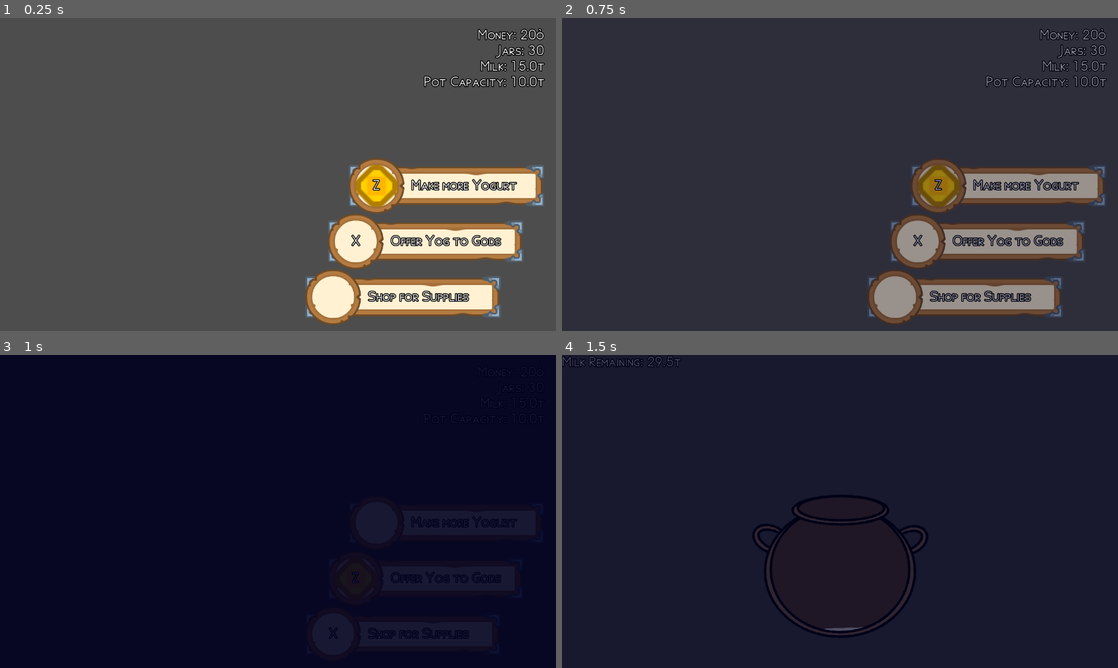
Above: before the commit, frames 1-4 (two rows, left to right).
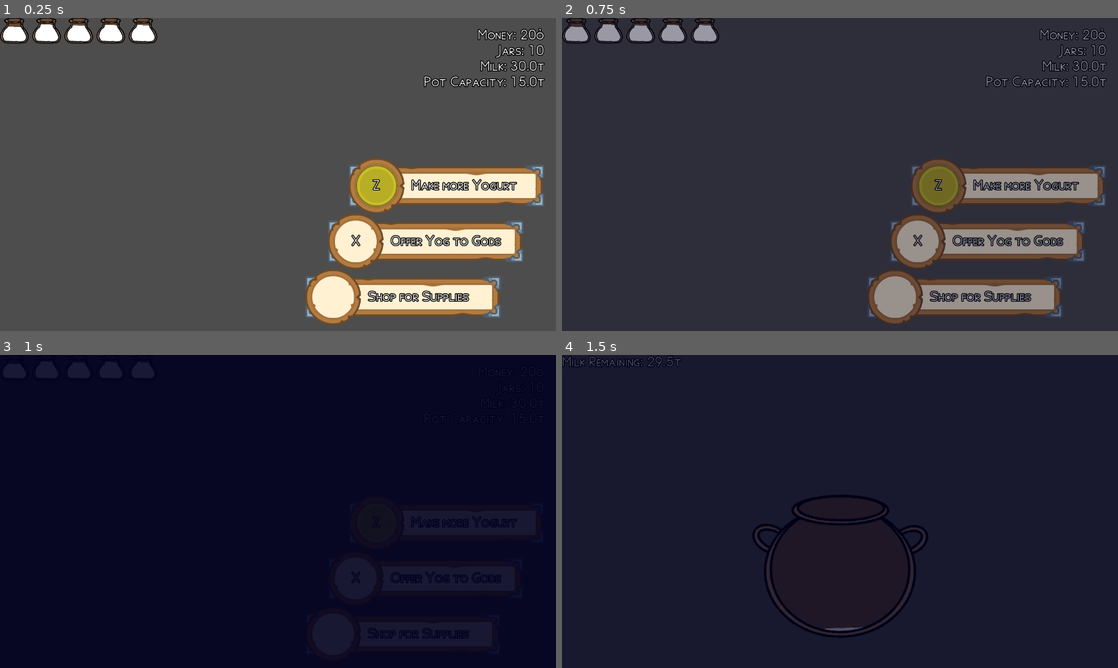
Above: after the commit, the same moments.

Repository: HauntedBees/olympus-mountain-creamery
Game: Godot game, scene res://game_scenes/02_outside/outside.tscn
The game is run twice, just before and just after one commit, with the same random seed, the same clock (stepped at 60 frames per second) and the same inputs. This scene is started directly instead of the project's main scene.
Inputs (mouse positions are in pixels of both pictures, inside the frame that each line leads up to):
- Up to frame 1 (0.25 s): no input
- Up to frame 2 (0.75 s): tap Enter at 0.5 s; move the mouse to (962, 158) at 0.52 s; hold Z (button_one) from 0.53 s (still down); click (962, 158) at 0.67 s
- Up to frame 3 (1 s): keep holding Z (button_one); tap X (button_two) at 0.8 s
- Up to frame 4 (1.5 s): move the mouse to (728, 527) at 1.27 s; release Z (button_one) at 1.28 s; tap X (button_two) at 1.35 s; click (728, 527) at 1.42 s

The runs differ from the first frame. In frame 1, 2.4% of the frame differs, in the area x 0-97%, y 0-61%; in frame 2, 2.1%; in frame 3, less than 0.1%; in frame 4, nothing differs.

Commit message:
shop

Diff:
--- a/game_data/item_count.gd
+++ b/game_data/item_count.gd
@@ -2,6 +2,8 @@
 
 ## The diffent items, in enum form because this is for a three-day solo game jam.
 enum Type {
+	## For the sake of simplifying some logic, "None" is an item. Trust me it makes sense.
+	None,
 	## Sweet, Rich
 	Honey,
 	## Refreshing, Savory
@@ -11,15 +13,52 @@
 	## Fruity, Rich, Floral
 	Pomegranate,
 	## Bitter, Earthy, Savory
-	Walnut
+	Walnut,
+	## More Jars
+	Jars,
+	## Size increase for Pot
+	PotUpgrade,
+	## Stirring increase for Spoon
+	SpoonUpgrade,
+	## It's milk
+	Milk
 }
 
+const ITEM_NAMES := {
+	Type.None: "Exit",
+	Type.Honey: "Honey",
+	Type.Mint: "Mint",
+	Type.Saffron: "Saffron",
+	Type.Pomegranate: "Pomegranate",
+	Type.Walnut: "Walnuts",
+	Type.Jars: "Five Yogurt Jars",
+	Type.PotUpgrade: "Bigger Pot",
+	Type.SpoonUpgrade: "Sturdier Spoon",
+	Type.Milk: "20τ of Milk"
+}
+const ITEM_COSTS := {
+	Type.None: 0,
+	Type.Honey: 10,
+	Type.Mint: 15,
+	Type.Saffron: 50,
+	Type.Pomegranate: 20,
+	Type.Walnut: 30,
+	Type.Jars: 5,
+	Type.PotUpgrade: 30,
+	Type.SpoonUpgrade: 30,
+	Type.Milk: 10
+}
 const ITEM_DESCRIPTIONS := {
+	Type.None: "Leave the Shop and return to your Yogurt Chamber.",
 	Type.Honey: "Rich and Sweet. The food of the Gods.",
 	Type.Mint: "Refreshing and Savory. For nice flavor AND nice breath afterwards.",
 	Type.Saffron: "Luxurious, Earthy, and Floral. Worth way more than its weight in gold.",
 	Type.Pomegranate: "Fruity, Rich, and Floral. Hard to eat, but well worth the effort.",
-	Type.Walnut: "Bitter, Earthy, and Savory. Tough nuts to crack. Like most nuts. Hence the expression."
+	Type.Walnut: "Bitter, Earthy, and Savory. Tough nuts to crack. Like most nuts. Hence the expression.",
+	Type.Jars: "Five more Jars to fill with yogurt.",
+	Type.PotUpgrade: "Increase the amount of milk you can pour in your preparation pot by 10τ.",
+	Type.SpoonUpgrade: "A sturdier spoon that you can stir more easily without getting tired.",
+	Type.Milk: "20τ of milk, for yogurt-making purposes."
 }
 
 ## What the item is.
--- a/game_data/player_data.gd
+++ b/game_data/player_data.gd
@@ -27,3 +27,41 @@
 @export var inventory: Array[ItemCount] = [
 	ItemCount.new(ItemCount.Type.Honey, 3)
 ]
+
+func _init() -> void:
+	for i in 5:
+		var m := MilkPotData.new()
+		m.amount = randf_range(JAR_CAPACITY * 0.6, JAR_CAPACITY * 0.8)
+		m.fermentation_time = randf()
+		yogurts.append(m)
+
+func get_item_count(i: ItemCount.Type) -> float:
+	match i:
+		ItemCount.Type.Milk: return milk_amount
+		ItemCount.Type.Jars: return jars
+		ItemCount.Type.PotUpgrade: return milk_pot_capacity
+		ItemCount.Type.SpoonUpgrade: return arm_energy
+	for item in inventory:
+		if item.type == i:
+			return item.amount
+	return 0
+
+func add_item(item: ItemCount.Type, amount: int) -> void:
+	match item:
+		ItemCount.Type.Milk:
+			milk_amount += 20.0 * amount
+			return
+		ItemCount.Type.Jars:
+			jars += 5 * amount
+			return
+		ItemCount.Type.PotUpgrade:
+			milk_pot_capacity += 10.0 * amount
+			return
+		ItemCount.Type.SpoonUpgrade:
+			arm_energy += 1.5 * amount
+			return
+	for i in inventory:
+		if i.type == item:
+			i.amount += amount
+			return
+	inventory.append(ItemCount.new(item, amount))
--- a/game_scenes/01_make_yog/milk_pot_data.gd
+++ b/game_scenes/01_make_yog/milk_pot_data.gd
@@ -15,5 +15,5 @@
 ## Increased by quality of pours and other factors.
 @export var quality_multiplier := 1.0
 
-## From 5 to 15 is good. Anything higher is too sour.
-@export_range(0.0, 20.0) var fermentation_time := 0.0
+## From 2 to 8 is good. Anything higher is too sour.
+@export_range(0.0, 10.0) var fermentation_time := 0.0
--- a/game_scenes/02_outside/action_prompt.tscn
+++ b/game_scenes/02_outside/action_prompt.tscn
@@ -3,7 +3,7 @@
 [ext_resource type="Texture2D" uid="uid://c2gq7b5wttnyk" path="res://assets/kenney/panel_brown_corners_a.png" id="1_nvtt3"]
 [ext_resource type="Script" path="res://game_scenes/02_outside/action_prompt.gd" id="2_l2xto"]
 [ext_resource type="Texture2D" uid="uid://4r6k78uqfcd8" path="res://assets/kenney/round_damaged_brown.png" id="2_nyqj0"]
-[ext_resource type="Texture2D" uid="uid://ckg8yvqkqnpeo" path="res://assets/kenney/minimap_icon_jewel_yellow.png" id="4_gniuh"]
+[ext_resource type="Texture2D" uid="uid://dxxxttfyqnckd" path="res://assets/kenney/round_brown_dark.png" id="4_fk2g6"]
 
 [node name="ActionPrompt" type="NinePatchRect"]
 custom_minimum_size = Vector2(450, 96)
@@ -36,7 +36,9 @@
 unique_name_in_owner = true
 custom_minimum_size = Vector2(96, 96)
 layout_mode = 2
-texture = ExtResource("4_gniuh")
+texture = ExtResource("4_fk2g6")
+expand_mode = 1
+stretch_mode = 5
 
 [node name="PromptText" type="Label" parent="HBoxContainer/CenterContainer"]
 unique_name_in_owner = true
--- a/game_scenes/02_outside/outside.gd
+++ b/game_scenes/02_outside/outside.gd
@@ -11,13 +11,14 @@
 @onready var _yogurts_container: GridContainer = %Yogurts
 
 var _active_idx := 0
+var _changing := false
 
 func _ready() -> void:
 	_info_label.text = "Money: %dὀ\nJars: %d\nMilk: %.1fτ\nPot Capacity: %.1fτ" % [
 		Player.data.money,
+		Player.data.jars,
 		Player.data.milk_amount,
-		Player.data.milk_pot_capacity,
-		Player.data.jars
+		Player.data.milk_pot_capacity
 	]
 	for y in Player.data.yogurts:
 		var c := Control.new()
@@ -29,16 +30,19 @@
 		j.set_from_info(y)
 
 func _input(event: InputEvent) -> void:
+	if _changing:
+		return
 	if event.is_action_pressed("button_two"):
 		_prompts[_active_idx].state = ActionPrompt.State.None
 		_prompts[(_active_idx + 1) % 3].state = ActionPrompt.State.Selected
 		_prompts[(_active_idx + 2) % 3].state = ActionPrompt.State.Next
 		_active_idx = (_active_idx + 1) % 3
 	elif event.is_action_pressed("button_one"):
+		_changing = true
 		match _active_idx:
 			0: # Yogurt
 				_change_scene("res://game_scenes/01_make_yog/make_yog.tscn")
 			1: # Offering
 				pass
 			2: # Shop
-				pass
+				_change_scene("res://game_scenes/03_shop/shop.tscn")
--- a/game_scenes/02_outside/outside.tscn
+++ b/game_scenes/02_outside/outside.tscn
@@ -82,6 +82,15 @@
 Pot Capacity: 50τ"
 horizontal_alignment = 2
 
+[node name="Yogurts" type="GridContainer" parent="."]
+unique_name_in_owner = true
+layout_mode = 1
+anchors_preset = 9
+anchor_bottom = 1.0
+offset_right = 666.0
+grow_vertical = 2
+columns = 8
+
 [node name="Transition" type="ColorRect" parent="."]
 unique_name_in_owner = true
 layout_mode = 1
@@ -91,12 +100,3 @@
 grow_horizontal = 2
 grow_vertical = 2
 color = Color(0, 0, 0.12549, 0)
-
-[node name="Yogurts" type="GridContainer" parent="."]
-unique_name_in_owner = true
-layout_mode = 1
-anchors_preset = 9
-anchor_bottom = 1.0
-offset_right = 666.0
-grow_vertical = 2
-columns = 8
--- /dev/null
+++ b/game_scenes/03_shop/shop.gd
@@ -0,0 +1,62 @@
+class_name ShopScene extends GameScene
+
+@onready var _items: Array[ItemDisplay] = [%None, %Milk, %Jars, %Honey, %Mint, %Saffron, %Pomegranate, %Walnuts, %PotUpgrade, %SpoonUpgrade]
+@onready var _item_desc: Label = %ItemDesc
+@onready var _money_label: Label = %MoneyLabel
+
+var _idx := 1
+var _changing := false
+
+func _ready() -> void:
+	_change_idx(_idx)
+	_update_money_label()
+
+func _process(_delta: float) -> void:
+	if _changing:
+		return
+	if Input.is_action_just_pressed("button_two"):
+		var next_idx := _idx
+		while _idx == next_idx || !_items[next_idx].visible:
+			next_idx = (next_idx + 1) % _items.size()
+		_change_idx(next_idx)
+	elif Input.is_action_just_pressed("button_one"):
+		_try_buy_item()
+
+func _update_money_label() -> void:
+	_money_label.text = "You have %d ὀbolus." % Player.data.money
+
+func _try_buy_item() -> void:
+	var item := _items[_idx].item
+	if item == ItemCount.Type.None:
+		_changing = true
+		_change_scene("res://game_scenes/02_outside/outside.tscn")
+		return
+	var cost: int = ItemCount.ITEM_COSTS[item]
+	if cost > Player.data.money:
+		# TODO: signal lack of monies
+		return
+	Player.data.money -= cost
+	Player.data.add_item(item, 1)
+	_change_idx(_idx)
+	_update_money_label()
+
+func _change_idx(idx: int) -> void:
+	_items[_idx].selected = false
+	_idx = idx
+	_items[_idx].selected = true
+	var item := _items[_idx].item
+	if item == ItemCount.Type.None:
+		_item_desc.text = "%s\n%s" % [ItemCount.ITEM_NAMES[item], ItemCount.ITEM_DESCRIPTIONS[item]]
+	else:
+		var count := Player.data.get_item_count(item)
+		var you_have_string := "You have %d" % count
+		match item:
+			ItemCount.Type.Milk: you_have_string = "You have %.1fτ" % count
+			ItemCount.Type.PotUpgrade: you_have_string = "Current capacity is %.1fτ" % count
+			ItemCount.Type.SpoonUpgrade: you_have_string = "Current power is %.1f" % count
+		_item_desc.text = "%s (%dὀ)\n%s.\n%s" % [
+			ItemCount.ITEM_NAMES[item],
+			ItemCount.ITEM_COSTS[item],
+			you_have_string,
+			ItemCount.ITEM_DESCRIPTIONS[item]
+		]
--- /dev/null
+++ b/game_scenes/03_shop/shop.tscn
@@ -0,0 +1,178 @@
+[gd_scene load_steps=5 format=3 uid="uid://tg2l0q4to2pk"]
+
+[ext_resource type="Script" path="res://game_scenes/03_shop/shop.gd" id="1_2k8su"]
+[ext_resource type="PackedScene" uid="uid://dne47q8u5if22" path="res://game_scenes/shared_nodes/item_display.tscn" id="1_naxsf"]
+[ext_resource type="Texture2D" uid="uid://p1dyj23bf1a8" path="res://assets/kenney/button_brown.png" id="2_0o0qk"]
+[ext_resource type="PackedScene" uid="uid://4f3hwjrkf0my" path="res://game_scenes/03_shop/vert_prompt.tscn" id="3_5dhdj"]
+
+[node name="Shop" type="Control"]
+layout_mode = 3
+anchors_preset = 15
+anchor_right = 1.0
+anchor_bottom = 1.0
+grow_horizontal = 2
+grow_vertical = 2
+script = ExtResource("1_2k8su")
+
+[node name="VBoxContainer" type="VBoxContainer" parent="."]
+layout_mode = 1
+anchors_preset = 12
+anchor_top = 1.0
+anchor_right = 1.0
+anchor_bottom = 1.0
+offset_top = -320.0
+grow_horizontal = 2
+grow_vertical = 0
+
+[node name="ItemList" type="GridContainer" parent="VBoxContainer"]
+layout_mode = 2
+size_flags_horizontal = 4
+columns = 5
+
+[node name="None" parent="VBoxContainer/ItemList" instance=ExtResource("1_naxsf")]
+unique_name_in_owner = true
+layout_mode = 2
+selected = false
+
+[node name="Milk" parent="VBoxContainer/ItemList" instance=ExtResource("1_naxsf")]
+unique_name_in_owner = true
+layout_mode = 2
+item = 9
+selected = false
+
+[node name="Jars" parent="VBoxContainer/ItemList" instance=ExtResource("1_naxsf")]
+unique_name_in_owner = true
+layout_mode = 2
+item = 6
+selected = false
+
+[node name="Honey" parent="VBoxContainer/ItemList" instance=ExtResource("1_naxsf")]
+unique_name_in_owner = true
+layout_mode = 2
+item = 1
+selected = false
+
+[node name="Mint" parent="VBoxContainer/ItemList" instance=ExtResource("1_naxsf")]
+unique_name_in_owner = true
+visible = false
+layout_mode = 2
+item = 2
+selected = false
+
+[node name="Saffron" parent="VBoxContainer/ItemList" instance=ExtResource("1_naxsf")]
+unique_name_in_owner = true
+visible = false
+layout_mode = 2
+item = 3
+selected = false
+
+[node name="Pomegranate" parent="VBoxContainer/ItemList" instance=ExtResource("1_naxsf")]
+unique_name_in_owner = true
+visible = false
+layout_mode = 2
+item = 4
+selected = false
+
+[node name="Walnuts" parent="VBoxContainer/ItemList" instance=ExtResource("1_naxsf")]
+unique_name_in_owner = true
+visible = false
+layout_mode = 2
+item = 5
+selected = false
+
+[node name="PotUpgrade" parent="VBoxContainer/ItemList" instance=ExtResource("1_naxsf")]
+unique_name_in_owner = true
+visible = false
+layout_mode = 2
+item = 7
+selected = false
+
+[node name="SpoonUpgrade" parent="VBoxContainer/ItemList" instance=ExtResource("1_naxsf")]
+unique_name_in_owner = true
+visible = false
+layout_mode = 2
+item = 8
+selected = false
+
+[node name="MarginContainer" type="MarginContainer" parent="VBoxContainer"]
+layout_mode = 2
+theme_override_constants/margin_left = 64
+theme_override_constants/margin_right = 64
+theme_override_constants/margin_bottom = 8
+
+[node name="Info" type="HBoxContainer" parent="VBoxContainer/MarginContainer"]
+layout_mode = 2
+theme_override_constants/separation = 32
+alignment = 1
+
+[node name="VertPrompt" parent="VBoxContainer/MarginContainer/Info" instance=ExtResource("3_5dhdj")]
+layout_mode = 2
+text = "Buy"
+state = 0
+
+[node name="NinePatchRect" type="NinePatchRect" parent="VBoxContainer/MarginContainer/Info"]
+custom_minimum_size = Vector2(640, 180)
+layout_mode = 2
+size_flags_horizontal = 3
+texture = ExtResource("2_0o0qk")
+patch_margin_left = 10
+patch_margin_top = 10
+patch_margin_right = 10
+patch_margin_bottom = 10
+
+[node name="MarginContainer" type="MarginContainer" parent="VBoxContainer/MarginContainer/Info/NinePatchRect"]
+layout_mode = 1
+anchors_preset = 15
+anchor_right = 1.0
+anchor_bottom = 1.0
+grow_horizontal = 2
+grow_vertical = 2
+theme_override_constants/margin_left = 16
+theme_override_constants/margin_top = 16
+theme_override_constants/margin_right = 16
+theme_override_constants/margin_bottom = 16
+
+[node name="ItemDesc" type="Label" parent="VBoxContainer/MarginContainer/Info/NinePatchRect/MarginContainer"]
+unique_name_in_owner = true
+custom_minimum_size = Vector2(640, 0)
+layout_mode = 2
+size_flags_vertical = 1
+text = "Milk
+10 Gold
+It's WHat's For Dinner. If you're drinking milk for dinner, that is."
+autowrap_mode = 3
+
+[node name="VertPrompt2" parent="VBoxContainer/MarginContainer/Info" instance=ExtResource("3_5dhdj")]
+layout_mode = 2
+text = "Next"
+state = 1
+
+[node name="NinePatchRect" type="PanelContainer" parent="."]
+layout_mode = 1
+anchors_preset = 1
+anchor_left = 1.0
+anchor_right = 1.0
+offset_left = -349.0
+offset_right = 5.0
+offset_bottom = 73.0
+grow_horizontal = 0
+
+[node name="MarginContainer" type="MarginContainer" parent="NinePatchRect"]
+layout_mode = 2
+theme_override_constants/margin_left = 16
+theme_override_constants/margin_right = 16
+
+[node name="MoneyLabel" type="Label" parent="NinePatchRect/MarginContainer"]
+unique_name_in_owner = true
+layout_mode = 2
+text = "You have 20 ὀbolus."
+
+[node name="Transition" type="ColorRect" parent="."]
+unique_name_in_owner = true
+layout_mode = 1
+anchors_preset = 15
+anchor_right = 1.0
+anchor_bottom = 1.0
+grow_horizontal = 2
+grow_vertical = 2
+color = Color(0, 0, 0.12549, 0)
--- /dev/null
+++ b/game_scenes/03_shop/vert_prompt.gd
@@ -0,0 +1,59 @@
+@tool
+class_name VertPrompt extends VBoxContainer
+
+enum State { Selected, Next, None }
+
+@export var text := "":
+	set(value):
+		text = value
+		if !is_inside_tree():
+			await ready
+		_label.text = text
+
+@export var state := State.None:
+	set(value):
+		state = value
+		_set_input_display()
+
+@onready var _label: Label = %Label
+@onready var _selected: TextureRect = %Selected
+@onready var _prompt_text: Label = %PromptText
+
+func _ready() -> void:
+	Player.input_method_changed.connect(_set_input_display)
+	_set_input_display()
+
+func _set_input_display() -> void:
+	if !is_inside_tree():
+		await ready
+	_selected.visible = state == State.Selected
+	if state == State.None:
+		_prompt_text.text = ""
+	else:
+		var inputs := InputMap.action_get_events("button_one" if state == State.Selected else "button_two")
+		var found := false
+		for i in inputs:
+			if i is InputEventKey && !Player.last_input_was_gamepad:
+				_set_keyboard_display(i)
+				found = true
+				break
+			elif i is InputEventJoypadButton && Player.last_input_was_gamepad:
+				_set_gamepad_display(i)
+				found = true
+				break
+		if !found:
+			_prompt_text.text = "O" if state == State.Selected else ">"
+
+func _set_keyboard_display(i: InputEventKey) -> void:
+	_prompt_text.text = OS.get_keycode_string(i.physical_keycode)
+
+func _set_gamepad_display(i: InputEventJoypadButton) -> void:
+	match i.button_index:
+		JOY_BUTTON_A: _prompt_text.text = "A"
+		JOY_BUTTON_B: _prompt_text.text = "B"
+		JOY_BUTTON_X: _prompt_text.text = "X"
+		JOY_BUTTON_Y: _prompt_text.text = "Y"
+		JOY_BUTTON_LEFT_SHOULDER: _prompt_text.text = "L"
+		JOY_BUTTON_RIGHT_SHOULDER: _prompt_text.text = "R"
+		JOY_BUTTON_LEFT_STICK: _prompt_text.text = "LS"
+		JOY_BUTTON_RIGHT_STICK: _prompt_text.text = "RS"
--- /dev/null
+++ b/game_scenes/03_shop/vert_prompt.tscn
@@ -0,0 +1,55 @@
+[gd_scene load_steps=5 format=3 uid="uid://4f3hwjrkf0my"]
+
+[ext_resource type="Script" path="res://game_scenes/03_shop/vert_prompt.gd" id="1_rgfit"]
+[ext_resource type="Texture2D" uid="uid://4r6k78uqfcd8" path="res://assets/kenney/round_damaged_brown.png" id="1_udctj"]
+[ext_resource type="Texture2D" uid="uid://dxxxttfyqnckd" path="res://assets/kenney/round_brown_dark.png" id="2_50r6n"]
+[ext_resource type="Texture2D" uid="uid://c2gq7b5wttnyk" path="res://assets/kenney/panel_brown_corners_a.png" id="3_bdl6j"]
+
+[node name="VertPrompt" type="VBoxContainer"]
+anchors_preset = 15
+anchor_right = 1.0
+anchor_bottom = 1.0
+offset_right = -1152.0
+offset_bottom = -492.0
+grow_horizontal = 2
+grow_vertical = 2
+script = ExtResource("1_rgfit")
+
+[node name="CenterContainer" type="CenterContainer" parent="."]
+layout_mode = 2
+
+[node name="TextureRect" type="TextureRect" parent="CenterContainer"]
+layout_mode = 2
+texture = ExtResource("1_udctj")
+
+[node name="Selected" type="TextureRect" parent="CenterContainer"]
+unique_name_in_owner = true
+custom_minimum_size = Vector2(96, 96)
+layout_mode = 2
+texture = ExtResource("2_50r6n")
+expand_mode = 1
+stretch_mode = 5
+
+[node name="PromptText" type="Label" parent="CenterContainer"]
+unique_name_in_owner = true
+layout_mode = 2
+text = "Z"
+horizontal_alignment = 1
+vertical_alignment = 1
+
+[node name="CenterContainer2" type="CenterContainer" parent="."]
+layout_mode = 2
+
+[node name="NinePatchRect" type="NinePatchRect" parent="CenterContainer2"]
+custom_minimum_size = Vector2(128, 96)
+layout_mode = 2
+texture = ExtResource("3_bdl6j")
+patch_margin_left = 30
+patch_margin_top = 30
+patch_margin_right = 30
+patch_margin_bottom = 30
+
+[node name="Label" type="Label" parent="CenterContainer2"]
+unique_name_in_owner = true
+layout_mode = 2
+text = "Next"
--- /dev/null
+++ b/game_scenes/shared_nodes/item_display.gd
@@ -0,0 +1,37 @@
+@tool
+class_name ItemDisplay extends TextureRect
+
+const _SELECTED_TEXTURE := preload("res://assets/kenney/panel_brown_arrows.png")
+const _STANDARD_TEXTURE := preload("res://assets/kenney/panel_brown_corners_a.png")
+const _OFFSET := Vector2(64.0, 64.0)
+
+@export var item: ItemCount.Type:
+	set(value):
+		item = value
+		_update_icon()
+@export var selected: bool:
+	set(value):
+		selected = value
+		if !is_inside_tree():
+			await ready
+		texture = _SELECTED_TEXTURE if selected else _STANDARD_TEXTURE
+
+@onready var _image: TextureRect = %IconImage
+@onready var _tex := _image.texture as AtlasTexture
+
+func _update_icon() -> void:
+	if !is_inside_tree():
+		await ready
+	var offset := Vector2.ZERO
+	match item:
+		ItemCount.Type.Honey: offset = Vector2.ZERO
+		ItemCount.Type.Mint: offset = Vector2(1.0, 0.0)
+		ItemCount.Type.Saffron: offset = Vector2(2.0, 0.0)
+		ItemCount.Type.Pomegranate: offset = Vector2(3.0, 0.0)
+		ItemCount.Type.Walnut: offset = Vector2(0.0, 1.0)
+		ItemCount.Type.PotUpgrade: offset = Vector2(1.0, 1.0)
+		ItemCount.Type.SpoonUpgrade: offset = Vector2(2.0, 1.0)
+		ItemCount.Type.Jars: offset = Vector2(3.0, 1.0)
+		ItemCount.Type.Milk: offset = Vector2(0.0, 2.0)
+		ItemCount.Type.None: offset = Vector2(1.0, 2.0)
+	_tex.region.position = _OFFSET * offset
--- /dev/null
+++ b/game_scenes/shared_nodes/item_display.tscn
@@ -0,0 +1,31 @@
+[gd_scene load_steps=5 format=3 uid="uid://dne47q8u5if22"]
+
+[ext_resource type="Texture2D" uid="uid://c2gq7b5wttnyk" path="res://assets/kenney/panel_brown_corners_a.png" id="1_6psl6"]
+[ext_resource type="Script" path="res://game_scenes/shared_nodes/item_display.gd" id="2_h76au"]
+[ext_resource type="Texture2D" uid="uid://c501t58o105if" path="res://assets/items.png" id="2_latkt"]
+
+[sub_resource type="AtlasTexture" id="AtlasTexture_qa7kg"]
+resource_local_to_scene = true
+atlas = ExtResource("2_latkt")
+region = Rect2(64, 128, 64, 64)
+
+[node name="ItemDisplay" type="TextureRect"]
+offset_right = 40.0
+offset_bottom = 40.0
+texture = ExtResource("1_6psl6")
+script = ExtResource("2_h76au")
+
+[node name="CenterContainer" type="CenterContainer" parent="."]
+layout_mode = 1
+anchors_preset = 15
+anchor_right = 1.0
+anchor_bottom = 1.0
+grow_horizontal = 2
+grow_vertical = 2
+
+[node name="IconImage" type="TextureRect" parent="CenterContainer"]
+unique_name_in_owner = true
+custom_minimum_size = Vector2(96, 96)
+layout_mode = 2
+texture = SubResource("AtlasTexture_qa7kg")
+stretch_mode = 5
--- a/theem.tres
+++ b/theem.tres
@@ -1,6 +1,14 @@
-[gd_resource type="Theme" load_steps=3 format=3 uid="uid://carntceclimm5"]
+[gd_resource type="Theme" load_steps=5 format=3 uid="uid://carntceclimm5"]
 
 [ext_resource type="FontFile" uid="uid://vriv63llhdyd" path="res://assets/Aegean.ttf" id="1_jv65p"]
+[ext_resource type="Texture2D" uid="uid://ckplhoa70p81t" path="res://assets/kenney/panel_brown_corners_b.png" id="2_uirx6"]
+
+[sub_resource type="StyleBoxTexture" id="StyleBoxTexture_6okd0"]
+texture = ExtResource("2_uirx6")
+texture_margin_left = 20.0
+texture_margin_top = 20.0
+texture_margin_right = 20.0
+texture_margin_bottom = 20.0
 
 [sub_resource type="StyleBoxEmpty" id="StyleBoxEmpty_0qk1v"]
 
@@ -8,4 +16,5 @@
 Label/constants/outline_size = 8
 Label/font_sizes/font_size = 32
 Label/fonts/font = ExtResource("1_jv65p")
+PanelContainer/styles/panel = SubResource("StyleBoxTexture_6okd0")
 VSeparator/styles/separator = SubResource("StyleBoxEmpty_0qk1v")
Binary file added: assets/items.png
Not shown, added: assets/items.png.import
Binary file added: assets/kenney/button_brown.png
Not shown, changed: assets/kenney/button_brown.png.import
Binary file removed: assets/kenney/minimap_icon_jewel_yellow.png
Binary file added: assets/kenney/panel_brown_arrows.png
Not shown, added: assets/kenney/panel_brown_arrows.png.import
Binary file added: assets/kenney/panel_brown_corners_b.png
Not shown, added: assets/kenney/panel_brown_corners_b.png.import
Binary file added: assets/kenney/round_brown_dark.png
Not shown, added: assets/kenney/round_brown_dark.png.import
Not shown: 1 places in game_scenes/01_make_yog/yog_jar.tscn that only renumber resources
(and 2 more such lines)
